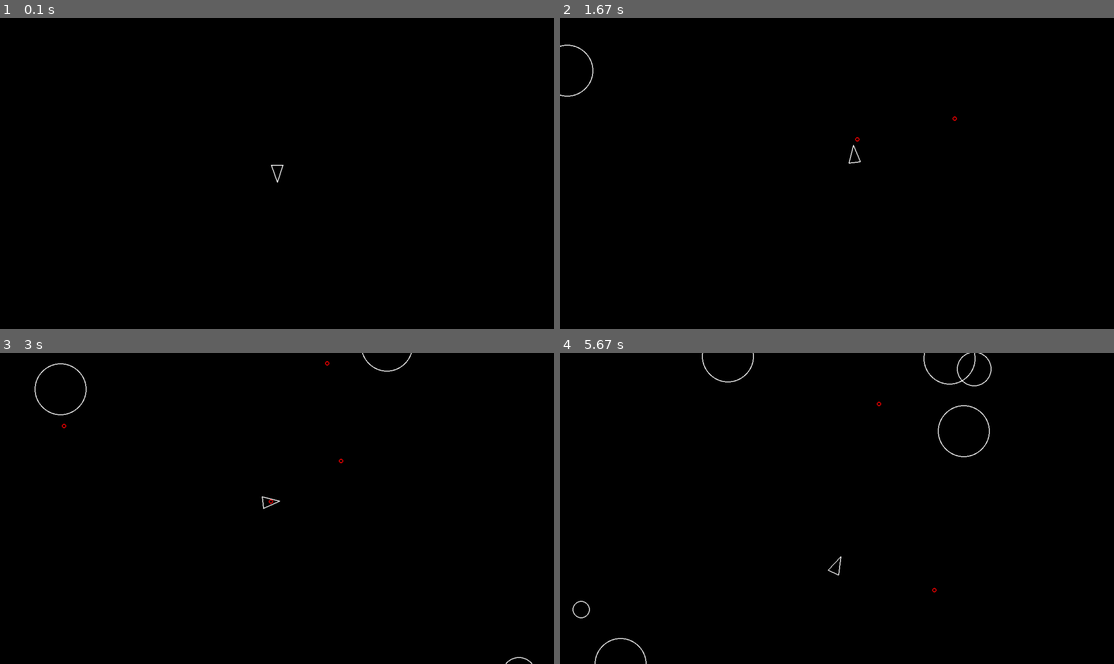
Above: before the commit, frames 1-4 (two rows, left to right).
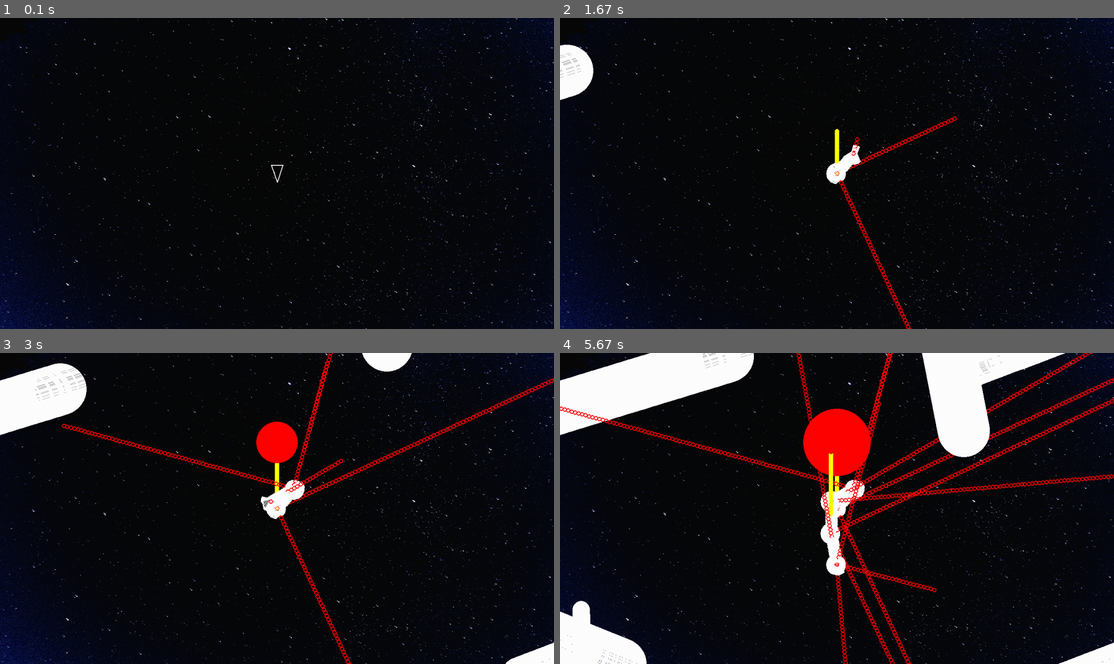
Above: after the commit, the same moments.

Repository: JaydeHowell/asteroids-pygame
Game: pygame game, started from main.py
Same seed, same stepped clock (60 frames per second), same inputs: the game is played once before the commit and once after it.
Inputs:
- Up to frame 1 (0.1 s): no input
- Up to frame 2 (1.67 s): tap C at 0.33, 0.82 s; hold D 0.67-1.13 s; tap Space at 0.73, 1.03, 1.23, 1.57 s; hold W 1.17-1.47 s; hold D from 1.5 s (still down)
- Up to frame 3 (3 s): tap Space at 1.87, 2.07, 2.37, 2.63, 2.97 s; release D at 1.97 s; hold A 2-2.53 s; tap C at 2.15 s; hold S 2.57-2.87 s; hold A from 2.9 s (still down)
- Up to frame 4 (5.67 s): tap Space at 3.27, 3.4, 3.8, 4.1, 4.47, 4.87, 5.17, 5.37 s; release A at 3.3 s; hold W 3.33-3.7 s; tap C at 3.48, 4.95 s; hold D 3.73-4.37 s; hold S 4.4-4.77 s; hold A 4.8-5.27 s; hold D from 5.3 s (still down)

The runs differ from the first frame. In frame 1, 6.7% of the frame differs, in the area x 0-100%, y 0-100%; in frame 2, 8.4%; in frame 3, 13%; in frame 4, 23%.

Commit message:
integrate bomb and blast into game loop + background image

Diff:
--- a/main.py
+++ b/main.py
@@ -7,6 +7,8 @@
 from asteroid import Asteroid
 from asteroidfield import AsteroidField
 from shot import Shot
+from bomb import Bomb
+from blast import Blast
 
 
 def main():
@@ -18,6 +20,10 @@
 
     screen = pygame.display.set_mode((SCREEN_WIDTH, SCREEN_HEIGHT))
 
+    bg_unscaled = pygame.image.load("images/background.png").convert()
+
+    background = pygame.transform.scale(bg_unscaled, (SCREEN_WIDTH, SCREEN_HEIGHT))
+
     clock = pygame.time.Clock()
     dt = 0.0
 
@@ -28,10 +34,17 @@
 
     shots = pygame.sprite.Group()
 
+    bombs = pygame.sprite.Group()
+    blasts = pygame.sprite.Group()
+
     Player.containers = (updatable, drawable)
     Asteroid.containers = (updatable, drawable, asteroids)
     AsteroidField.containers = (updatable)
     Shot.containers = (updatable, drawable, shots)
+    Bomb.containers = (updatable, drawable, bombs)
+    Blast.containers = (updatable, drawable, blasts)
+
+    screen.blit(background, (0, 0))
 
     player = Player(SCREEN_WIDTH / 2, SCREEN_HEIGHT / 2)
     field = AsteroidField()
@@ -42,6 +55,7 @@
         for event in pygame.event.get():
             if event.type == pygame.QUIT:
                 return
+
 
         updatable.update(dt)
 
@@ -55,8 +69,15 @@
                     log_event("asteroid_shot")
                     asteroid.split()
                     shot.kill()
+            for bomb in bombs:
+                if asteroid.collides_with(bomb):
+                    bomb.explode()
+            for blast in blasts:
+                if asteroid.collides_with(blast):
+                    log_event("explosion_hit_asteroid")
+                    asteroid.split()
 
-        screen.fill("black")
+
         for char in drawable:
             char.draw(screen)
 
Binary file added: images/background.png
